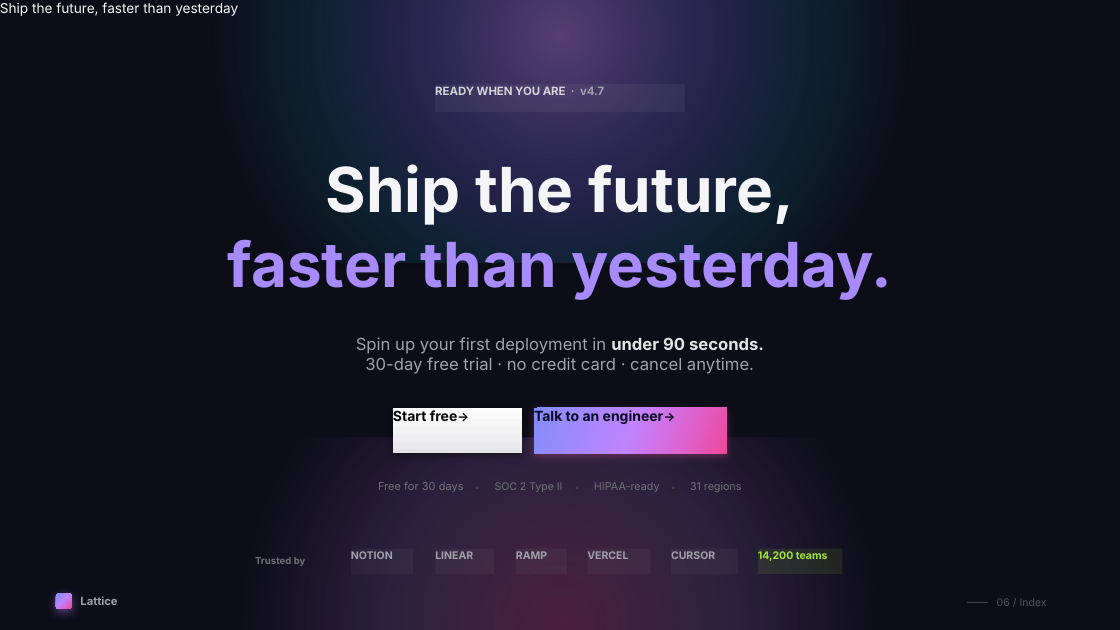
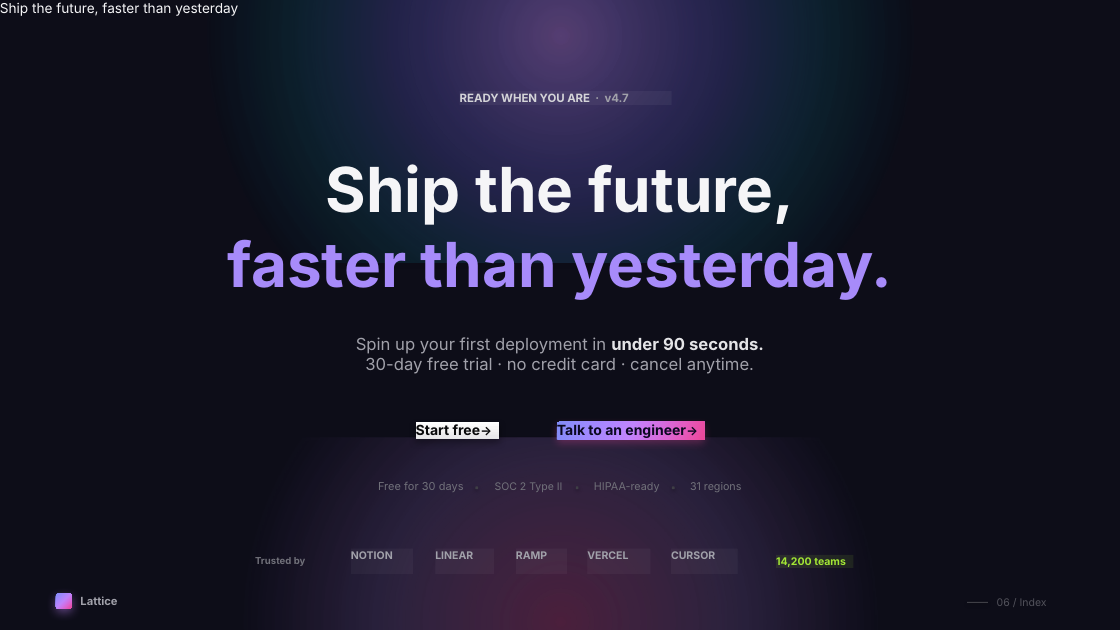
Before and after one commit to vamsiramakrishnan/pixelpitch, a slide deck: slide 27 of _bench/corpus/divergent-deck.pptx. Drawn at 1120x630 pixels with LibreOffice and Linux fonts; fonts in the diff are those of the drawing. Boxes give left, top, right and bottom in pixels: in the first picture for what was removed or moved away, otherwise in the second. Text is boxed around its words. In the diff, an @@ line names an element or a change of style, - is before the commit and + after.

```diff
--- a/_bench/corpus/divergent-deck.pptx
+++ b/_bench/corpus/divergent-deck.pptx
@@ rectangle "READY WHEN YOU ARE · ...": place and size @@
-rectangle "READY WHEN YOU ARE · ..." at [435,84,685,112]
+rectangle "READY WHEN YOU ARE · ..." at [460,91,671,105]
@@ rectangle "Start free→": place and size @@
-rectangle "Start free→" at [393,408,522,453]
+rectangle "Start free→" at [416,422,499,439]
@@ rectangle "Talk to an engineer→": place and size @@
-rectangle "Talk to an engineer→" at [534,408,728,453]
+rectangle "Talk to an engineer→" at [557,422,704,439]
@@ rectangle "14,200 teams": place and size @@
-rectangle "14,200 teams" at [758,549,843,574]
+rectangle "14,200 teams" at [776,555,854,568]
```
Also in this commit, not shown: 32 other slides changed, 2 other files.
